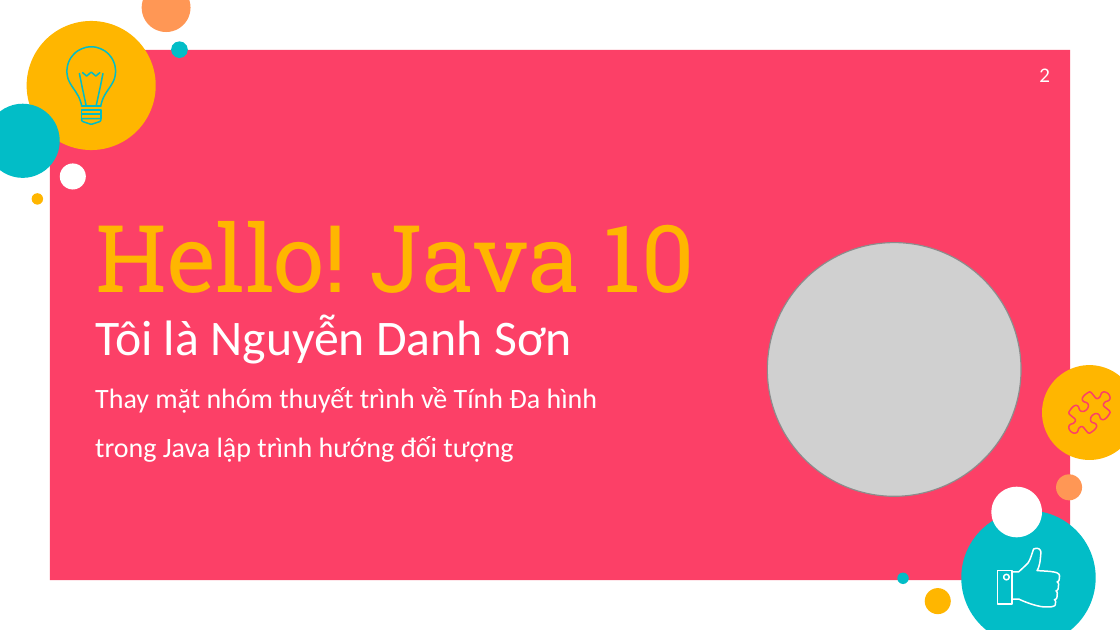
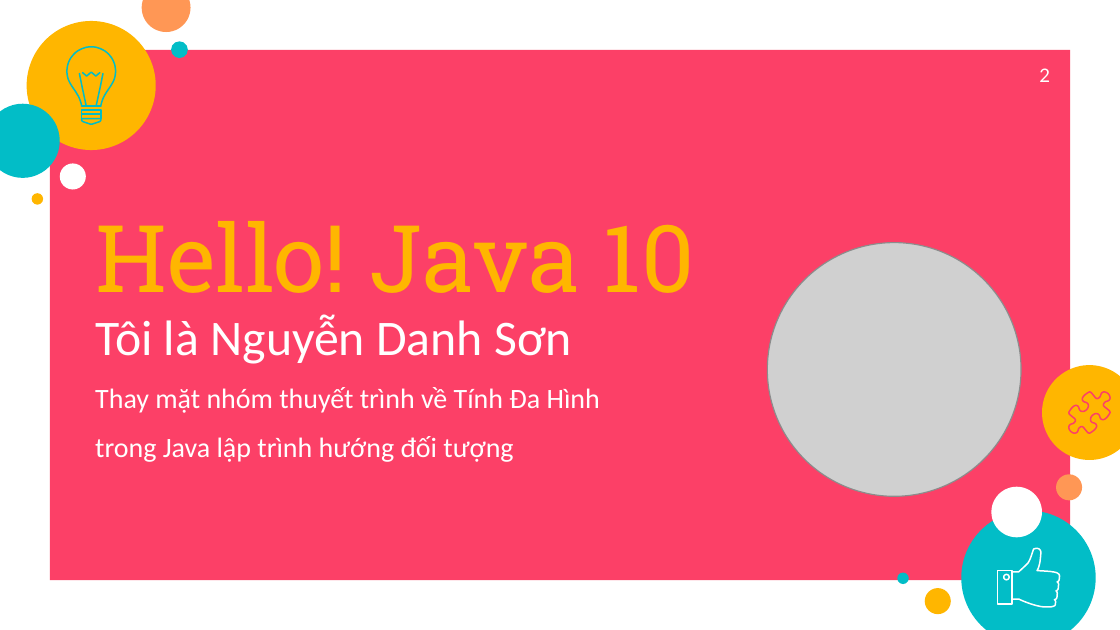
Before and after one commit to SonJava10Rikkei/Demo_Polymorphism-master2, a slide deck: slide 2 of Slide-Polymorphism-master.pptx. Drawn at 1120x630 pixels with LibreOffice and Linux fonts; fonts in the diff are those of the drawing; grey boxes stand for pictures. Boxes give left, top, right and bottom in pixels: in the first picture for what was removed or moved away, otherwise in the second. Text is boxed around its words. In the diff, an @@ line names an element or a change of style, - is before the commit and + after.

```diff
--- a/Slide-Polymorphism-master.pptx
+++ b/Slide-Polymorphism-master.pptx
@@ subtitle at [95,387,600,413]: text changed @@
-Thay mặt nhóm thuyết trình về Tính Đa hình
+Thay mặt nhóm thuyết trình về Tính Đa Hình
```
Also in this commit, not shown: 5 other slides changed, 2 slides added, 6 slides removed, 2 other files.
